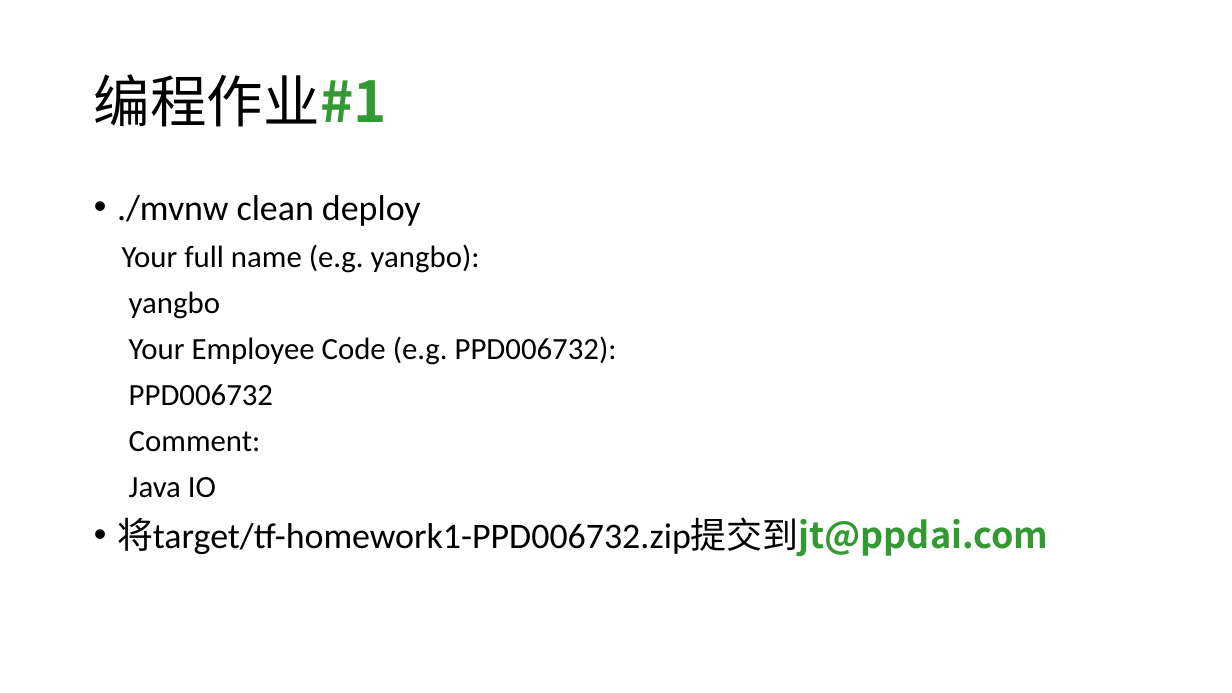
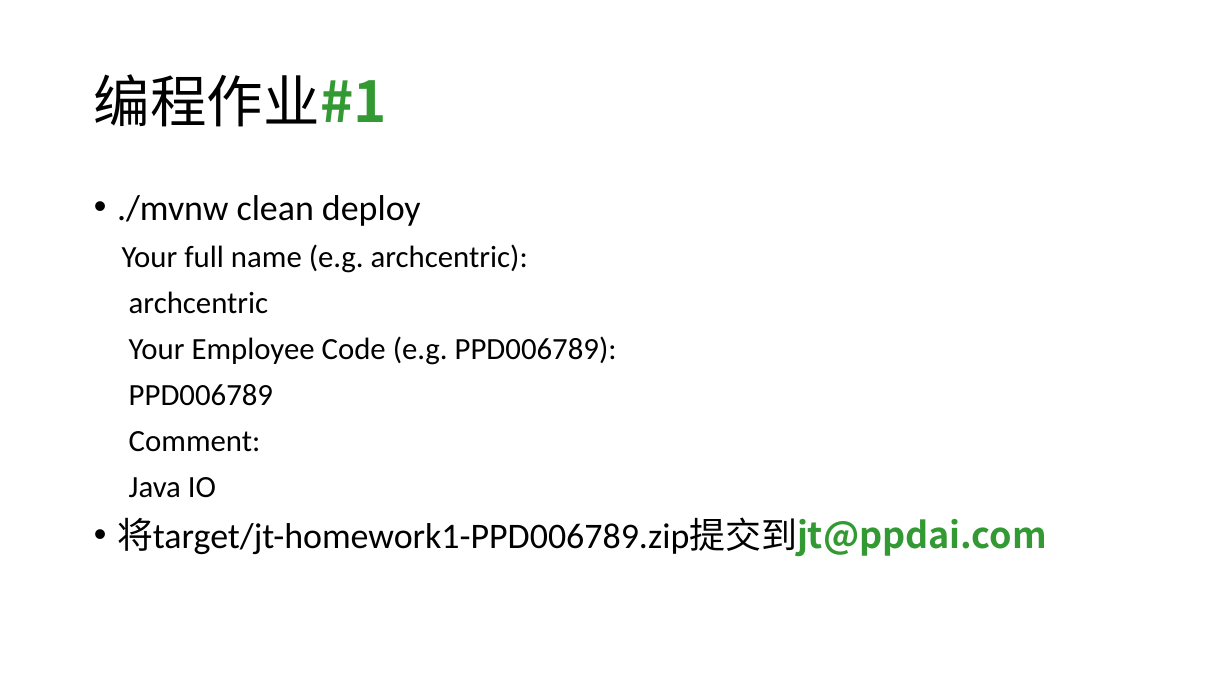
Before and after one commit to mickylee/advanced_java_training, a slide deck: slide 17 of lecture/Java高级编程_-_Lecture_1_-_课程介绍.pptx. Drawn at 1232x693 pixels with LibreOffice and Linux fonts; fonts in the diff are those of the drawing. Boxes give left, top, right and bottom in pixels: in the first picture for what was removed or moved away, otherwise in the second. Text is boxed around its words. In the diff, an @@ line names an element or a change of style, - is before the commit and + after.

```diff
--- a/lecture/Java高级编程_-_Lecture_1_-_课程介绍.pptx
+++ b/lecture/Java高级编程_-_Lecture_1_-_课程介绍.pptx
@@ text at [122, 244, 617, 406]: text changed @@
-Your full name (e.g. yangbo):
-yangbo
-Your Employee Code (e.g. PPD006732):
-PPD006732
+Your full name (e.g. archcentric):
+archcentric
+Your Employee Code (e.g. PPD006789):
+PPD006789
@@ text at [117, 517, 1047, 557]: text changed @@
-• 将target/tf-homework1-PPD006732.zip提交到jt@ppdai.com
+• 将target/jt-homework1-PPD006789.zip提交到jt@ppdai.com
```
Also in this commit, not shown: 1 other slide changed, 2 other files.
